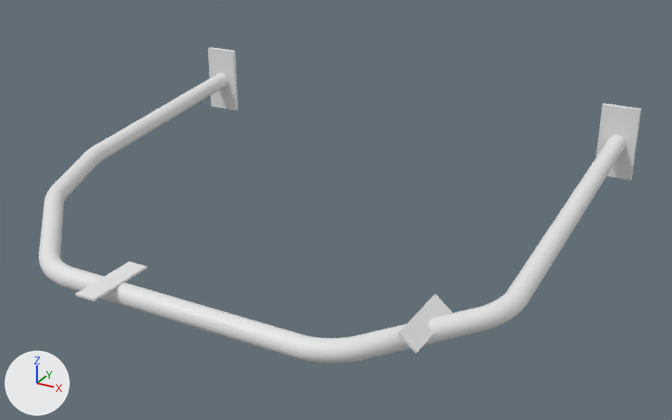
The OBJ model models/barra_int_hilux_armada.obj as it was, and as the next commit left it.
Before and after are seen from a camera (50 mm lens) standing at (1135.0, -2473.0, 847.0) and looking at (101.0, -592.0, -93.0). Arrows for +X, +Y and +Z are at lower left; the lights stay in place. The older version comes first. Where no turn or scale is listed for an object, it has been applied to the vertices.

In view in the first picture: 'marco', 'orejas', 'placas_base'.
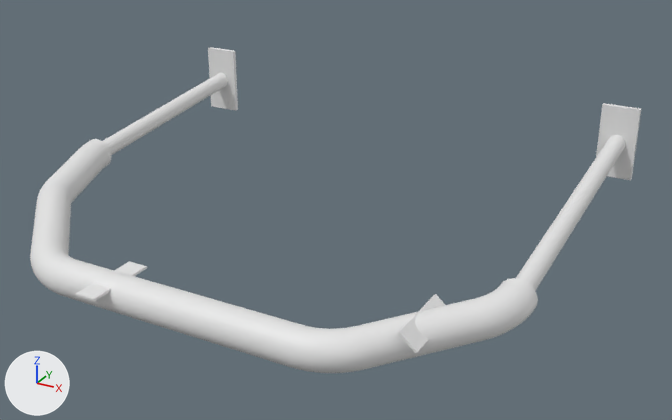
Changed parts and their boxes [x1, y1, x2, y2] in the pictures (672 x 420 px):
'funda_acolchada', added: after [30, 139, 538, 373]
'marco', unchanged, covered by the edit: before [39, 73, 626, 364]; after [102, 73, 626, 291]

What the commit changed:
Mesh me_funda_acolchada is new.
It has 6402 vertices, 12800 faces and spans x -692.0..692.0, y -1192.0..-613.0, z -162.0..-22.0.
Object 'funda_acolchada' (ob_funda_acolchada) is new; it shows me_funda_acolchada.
Its location is (0.0, 0.0, 0.0).
